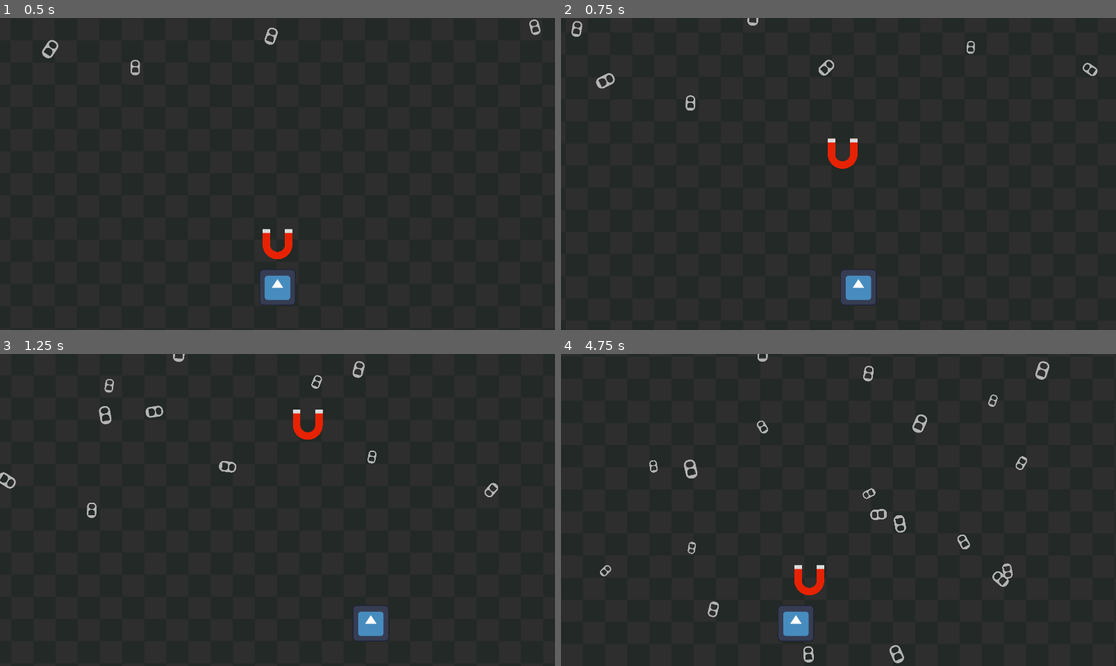
Above: before the commit, frames 1-4 (two rows, left to right).
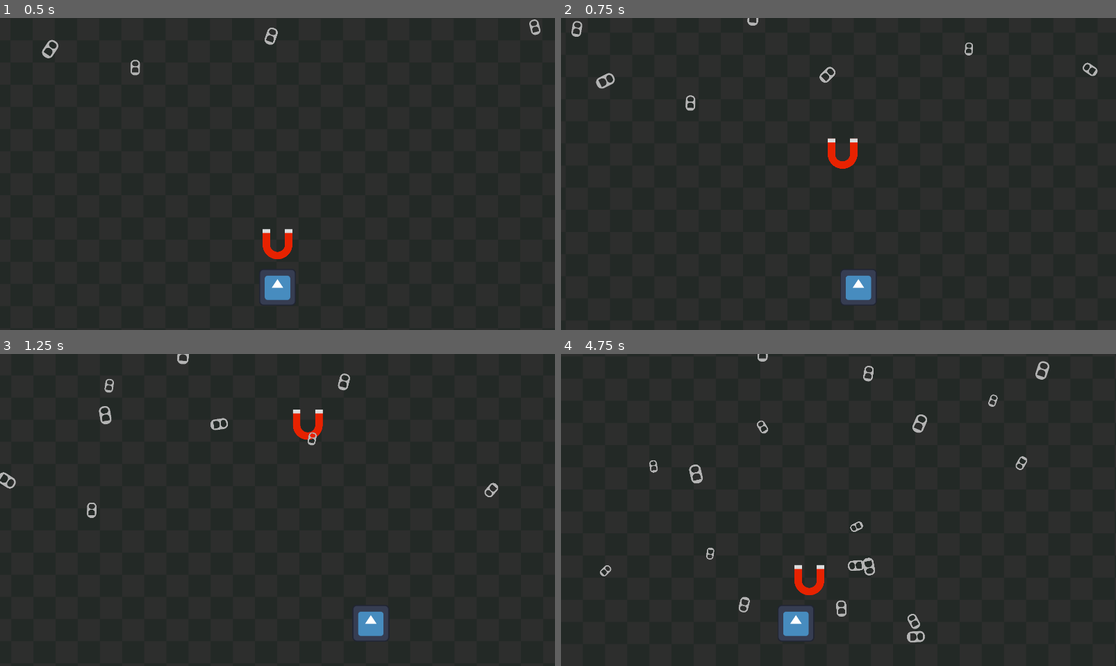
Above: after the commit, the same moments.

Repository: Tacord/ufi-game
Game: Godot game, scene res://scenes/level.tscn
Two runs of this game, one before a commit and one after it. Both use one fixed random seed, a clock stepped at 60 frames per second and the inputs below. The engine's default icon, where the game draws it, is replaced by a stand-in: a white triangle on a blue panel in a dark square.
Inputs:
- Up to frame 1 (0.5 s): no input
- Up to frame 2 (0.75 s): tap Enter at 0.5 s; hold Right (right) from 0.53 s (still down); tap Z (z) at 0.6 s
- Up to frame 3 (1.25 s): keep holding Right (right)
- Up to frame 4 (4.75 s): release Right (right) at 1.28 s; hold Down 1.28-2.03 s; tap one key every 0.75 s from 1.35 s: Alt Shift Z (z) Alt Shift; hold Right (right) 2.03-2.78 s; hold Up 2.78-3.53 s; hold Left (left) from 3.53 s (still down)

Frame 1 is identical in both runs. In frame 2, 0.2% of the frame differs, in the area x 46-75%, y 7-21%; in frame 3, 0.5%; in frame 4, 1.0%, in the area x 22-82%, y 33-100%.

Commit message:
Ringpull magnetism

Diff:
--- a/project.godot
+++ b/project.godot
@@ -24,6 +24,10 @@
 [editor_plugins]
 
 enabled=PackedStringArray("res://addons/godot_super-wakatime/plugin.cfg")
+
+[global_group]
+
+ringpull=""
 
 [input]
 
--- a/scenes/magnet.tscn
+++ b/scenes/magnet.tscn
@@ -16,3 +16,5 @@
 [node name="Sprite2D" type="Sprite2D" parent="."]
 scale = Vector2(0.2, 0.2)
 texture = ExtResource("1_yp8jf")
+
+[connection signal="area_entered" from="." to="." method="_on_area_entered"]
--- a/scenes/ringpull.tscn
+++ b/scenes/ringpull.tscn
@@ -7,7 +7,7 @@
 radius = 83.0
 height = 264.0
 
-[node name="Ringpull" type="Area2D"]
+[node name="Ringpull" type="Area2D" groups=["ringpull"]]
 scale = Vector2(0.2, 0.2)
 script = ExtResource("1_ffa1m")
 
--- a/scripts/magnet.gd
+++ b/scripts/magnet.gd
@@ -2,6 +2,8 @@
 var canAttack : bool = true
 var SPEED = 0
 var lerpSpeed : float = 100
+var currentDelta : float = 0
+
 @onready var player = $"../Player"
 
 # Called when the node enters the scene tree for the first time.
@@ -11,10 +13,12 @@
 
 # Called every frame. 'delta' is the elapsed time since the previous frame.
 func _process(delta: float) -> void:
+	currentDelta = delta
 	if Input.is_action_just_pressed("z") and canAttack:
 		canAttack = false
 		SPEED = -2700
 	position.y += SPEED * delta
+
 
 	lerpSpeed = 2000 * 1/(player.position.y - position.y)
 	if position.y < 800:
@@ -27,3 +31,7 @@
 	var original_y = position.y
 	position = position.lerp(player.position, lerpSpeed * delta)
 	position.y = original_y
+
+func _on_area_entered(area):
+	if area.is_in_group("ringpull"):
+		area.queue_free()
--- a/scripts/ringpull.gd
+++ b/scripts/ringpull.gd
@@ -2,6 +2,8 @@
 var rng = RandomNumberGenerator.new()
 var SPEED = 500
 var ROTATIONVAL = 2
+@onready var player = $"../Player"
+@onready var magnet = $"../Magnet"
 
 # Called when the node enters the scene tree for the first time.
 func _ready() -> void:
@@ -11,9 +13,12 @@
 	scale.x = rng.randf_range(0.15,0.25)
 	scale.y = scale.x
 
-
-
 # Called every frame. 'delta' is the elapsed time since the previous frame.
 func _process(delta: float) -> void:
 	$Sprite2D.rotation += ROTATIONVAL * delta
 	position.y += SPEED * delta
+
+	if abs(global_position.x - magnet.global_position.x) < 500 and abs(global_position.y - magnet.global_position.y) < 400:
+		var direction: Vector2 = global_position.direction_to(magnet.global_position)
+		var movement_amount: Vector2 = direction * 500 * delta
+		global_position += movement_amount
